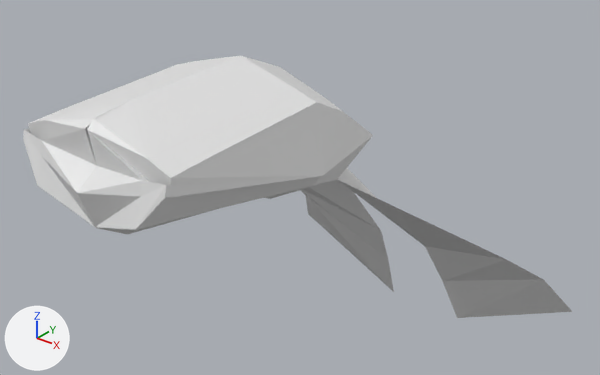
The Blender file MoodyPixel3D/Assets/Mood/Elements/Characters/Player/hat.blend as it was, and as the next commit left it.
The view is the same before and after, from a 50 mm lens placed at (2.89, -3.2, 2.03), pointed at (-0.12, 0.56, -0.3). Lighting does not change. The marker at lower left points along +X, +Y and +Z.

The scene before the commit, as lines of its bpy script (objects in view):
```python
me_cube_001 = bpy.data.meshes.new('Cube.001')
me_cube_001.from_pydata(...)  # 60 vertices, 58 faces; spans x -1.25..0.01, y -1.22..2.1, z -2.59..0.13
# before: 9 (-0.5, -0.1, -0.02) at pixel (177, 64), 19 (-0.5, -0.6, -0.04) at pixel (108, 91), 29 (-0.35, -1.1, -0.02) at pixel (44, 120), 32 (-0.35, -0.2, -0.53), 33 (-0.35, -1.13, -0.11) at pixel (41, 140)
# before: 34 (-0.35, -1.14, -0.19) at pixel (41, 155), 40 (-0.35, -0.69, -0.43), 42 (-0.35, 0.35, -0.25), 44 (-0.5, -0.35, -0.03) at pixel (143, 77), 48 (-0.35, -0.85, -0.01) at pixel (86, 103)
# before: 49 (-0.35, 0.15, -0.09), 50 (-0.35, -0.44, -0.48), 51 (-0.35, -1.19, -0.33) at pixel (37, 185)
ob_hat = bpy.data.objects.new('Hat', me_cube_001)
ob_hat.location = (0.0, 0.022, 0.623)
_m = ob_hat.modifiers.new('Mirror', 'MIRROR')
```
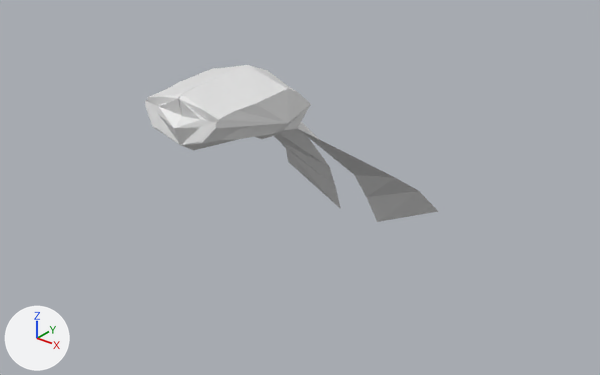
Changed parts and their boxes (x1, y1, x2, y2) in the pictures (600 x 375 px; the box of a moved part takes in the faces that stretch with it):
'Hat', reshaped, rescaled (47% narrower, 40% shorter)
    before: (23, 56, 572, 318)
    after: (145, 65, 438, 222)
part 1 of me_cube_001, moved or reshaped
    before: (23, 56, 373, 232)
    after: (145, 65, 311, 150)

What the commit changed:
me_cube_001 has 60 vertices, 58 faces and spans x -1.25..0.01, y -1.22..2.1, z -2.59..0.13.
me_cube_001 is used by ob_hat; location (0.0, 0.022, 0.623).
Part 1, on me_cube_001:
Vertices 29, 33, 34, 42, 48, 49, 51 of me_cube_001 move by (0.05, 0.0, 0.0).
Vertices 32, 40, 50 of me_cube_001 move by (-0.05, 0.0, 0.0).
Vertices 9, 19, 44 of me_cube_001 move by (-0.04, 0.0, 0.0).
Vertex 17 of me_cube_001 moves from (-0.5, 0.43, -0.37) to (-0.44, 0.43, -0.37).
Vertex 47 of me_cube_001 moves from (-0.35, -0.35, 0.02) at pixel (161, 74) to (-0.39, -0.35, 0.02) at pixel (206, 73).
Object 'Hat' (ob_hat) is rescaled from (1.0, 1.0, 1.0) to (0.5, 0.5, 0.5).
